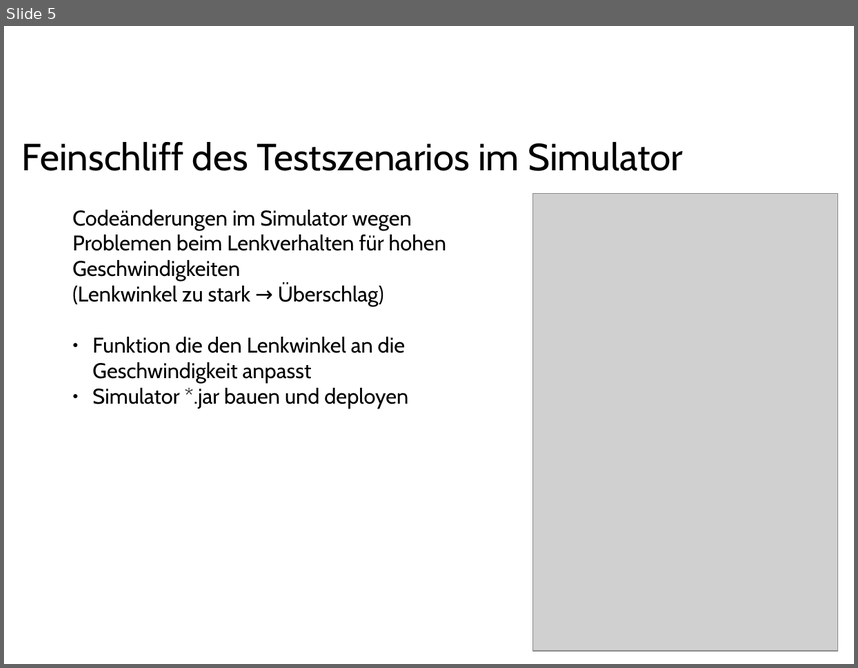
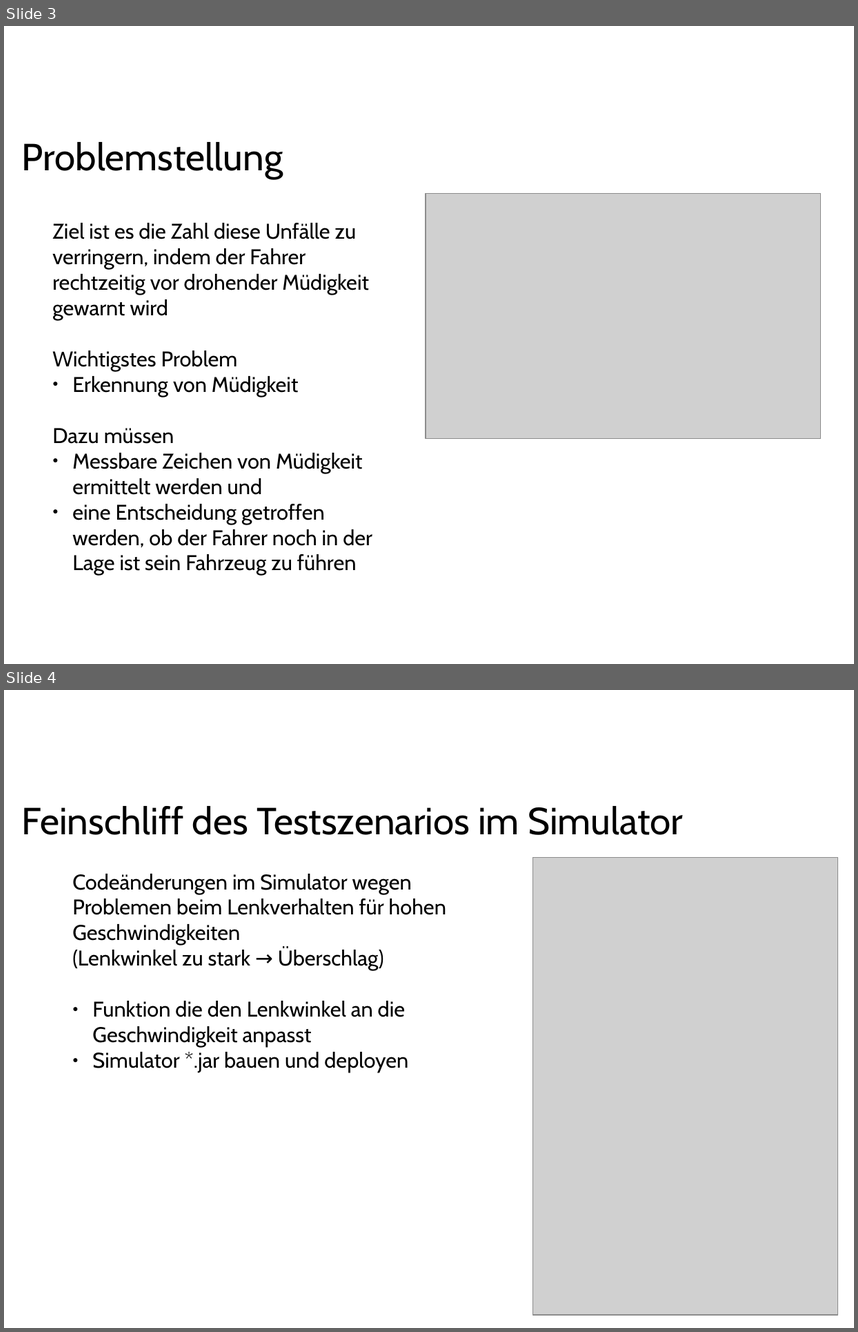
Before and after one commit to ppasler/current-adas, a slide deck: project/presentation/Praesentation_PoSDBoS_Pasler.odp. Shown one above the other, each under a label of ours: slide 5 before the commit, slides 3 and 4 after it. The pictures are 858x668 and 858x1332 pixels, drawn with LibreOffice and Linux fonts; fonts in the diff are those of the drawing; grey boxes stand for pictures; background and template pictures are left out. Boxes give left, top, right and bottom in pixels: in the first picture for what was removed or moved away, otherwise in the second. Text is boxed around its words. In the diff, an @@ line names an element or a change of style, - is before the commit and + after.

```diff
--- a/project/presentation/Praesentation_PoSDBoS_Pasler.odp
+++ b/project/presentation/Praesentation_PoSDBoS_Pasler.odp
@@ slide 3 added at (4,26,854,664), background #FFFFFF @@
@@ text added at (22,142,283,178), 32 pt, text #000000 @@
+Problemstellung
@@ picture added at (426,194,821,439) @@
@@ text added at (52,223,372,575), 18 pt, text #000000 @@
+Ziel ist es die Zahl diese Unfälle zu verringern, indem der Fahrer rechtzeitig vor drohender Müdigkeit gewarnt wird
+Wichtigstes Problem
+● Erkennung von Müdigkeit
+Dazu müssen
+● Messbare Zeichen von Müdigkeit ermittelt werden und
+● eine Entscheidung getroffen werden, ob der Fahrer noch in der Lage ist sein Fahrzeug zu führen
@@ what was slide 5 is now slide 4 @@
```
Also in this commit, not shown: 1 slide changed, 2 slides removed, 1 other file.
